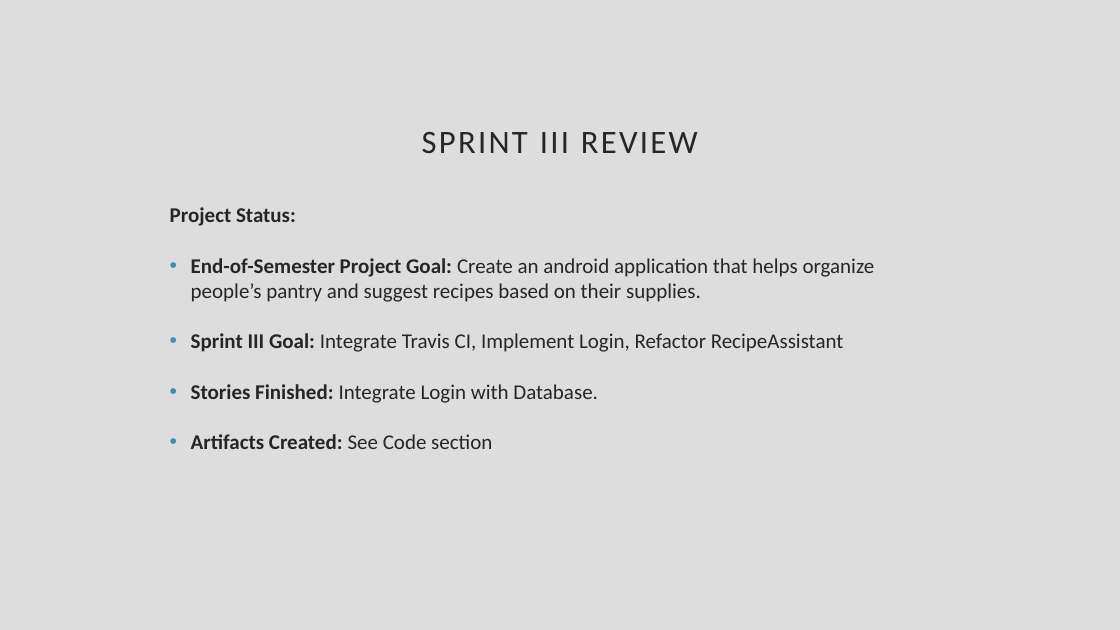
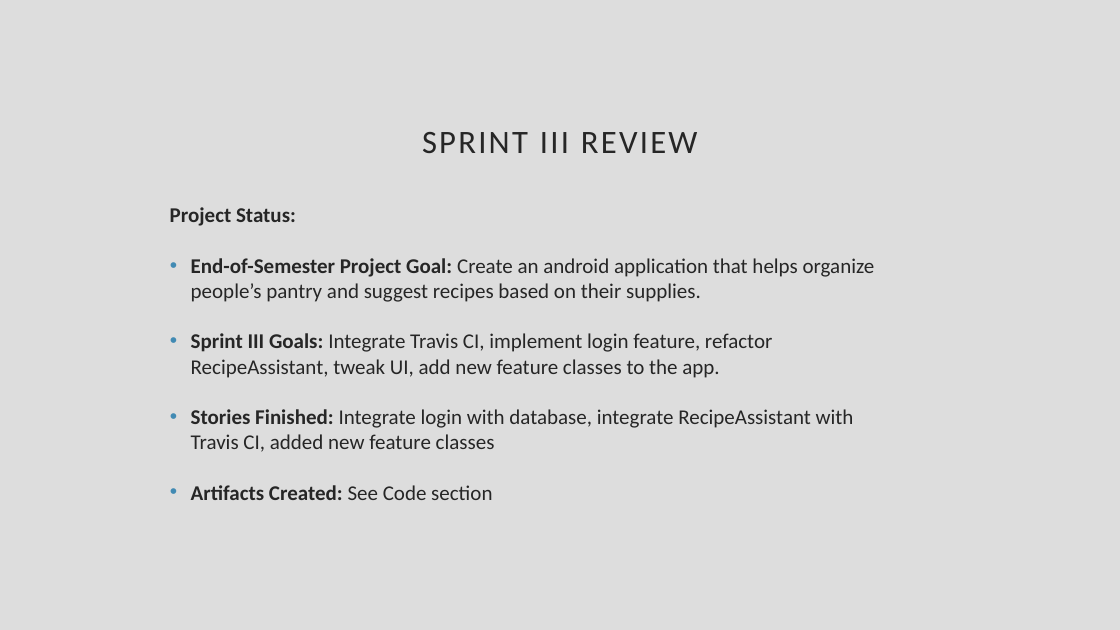
Before and after one commit to CiderCS3398/CS3398-Cider-S2017, a slide deck: slide 2 of Presentations/Sprint 3 Review.pptx. Drawn at 1120x630 pixels with LibreOffice and Linux fonts; fonts in the diff are those of the drawing. Boxes give left, top, right and bottom in pixels: in the first picture for what was removed or moved away, otherwise in the second. Text is boxed around its words. In the diff, an @@ line names an element or a change of style, - is before the commit and + after.

Commit message:
I have added my piece to the Sprint 3 Review PP presentation.

```diff
--- a/Presentations/Sprint 3 Review.pptx
+++ b/Presentations/Sprint 3 Review.pptx
@@ text at bbox=[191, 333, 854, 452]: text changed @@
-• Sprint III Goal: Integrate Travis CI, Implement Login, Refactor RecipeAssistant
-• Stories Finished: Integrate Login with Database.
+• Sprint III Goals: Integrate Travis CI, implement login feature, refactor RecipeAssistant, tweak UI, add new feature classes to the app.
+• Stories Finished: Integrate login with database, integrate RecipeAssistant with Travis CI, added new feature classes
```
Also in this commit, not shown: 1 other slide changed.
